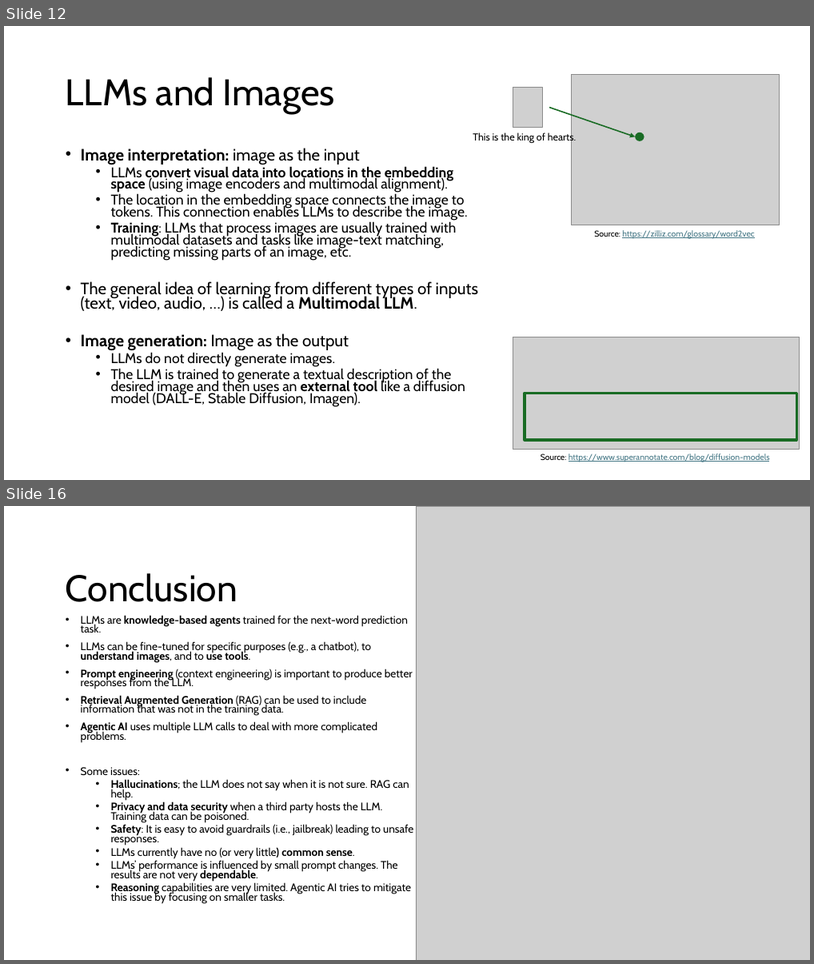
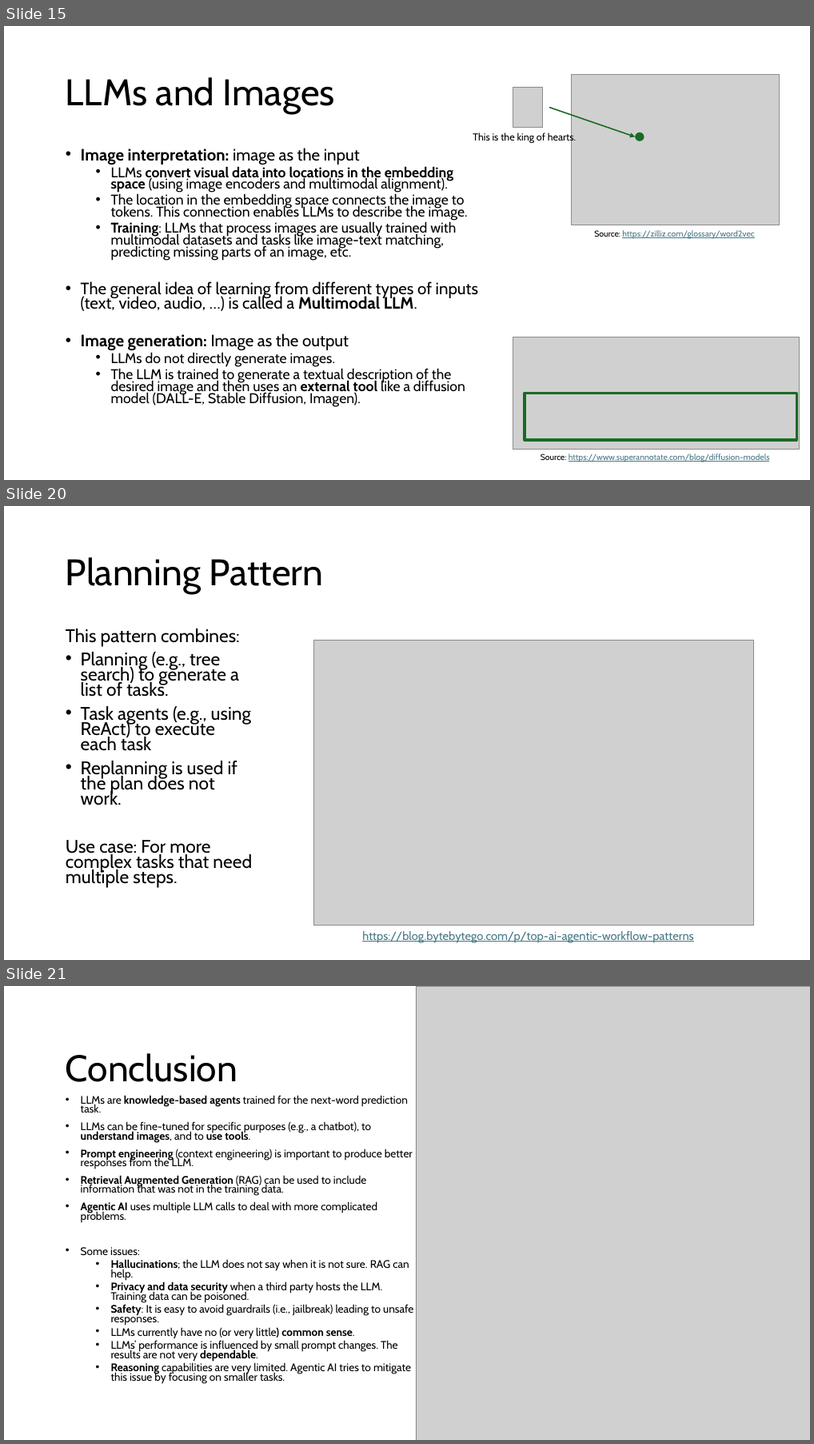
Before and after one commit to kunleola/CS7320, a slide deck: slides/discussion/07_LLM_discussion.pptx. Shown one above the other, each under a label of ours: slides 12 and 16 before the commit, slides 15, 20 and 21 after it; the slides between them are not shown. The pictures are 814x964 and 814x1444 pixels, drawn with LibreOffice and Linux fonts; fonts in the diff are those of the drawing; grey boxes stand for pictures. Boxes give left, top, right and bottom in pixels: in the first picture for what was removed or moved away, otherwise in the second. Text is boxed around its words. In the diff, an @@ line names an element or a change of style, - is before the commit and + after.

```diff
--- a/slides/discussion/07_LLM_discussion.pptx
+++ b/slides/discussion/07_LLM_discussion.pptx
@@ slide 20 added at box(4, 506, 810, 960), background #FFFFFF @@
@@ title added at box(66, 557, 324, 594), 44 pt, text #000000 @@
+Planning Pattern
@@ text added at box(66, 628, 252, 888), 21.7 pt, text #000000 @@
+This pattern combines:
+• Planning (e.g., tree search) to generate a list of tasks.
+• Task agents (e.g., using ReAct) to execute each task
+• Replanning is used if the plan does not work.
+Use case: For more complex tasks that need multiple steps.
@@ picture added at box(314, 640, 754, 925) @@
@@ text added at box(362, 931, 694, 943), 14 pt, text #467886, underline @@
+https://blog.bytebytego.com/p/top-ai-agentic-workflow-patterns
@@ what was slide 12 is now slide 15 @@
@@ what was slide 16 is now slide 21 @@
```
Also in this commit, not shown: 3 slides changed, 5 other slides added, 1 slide removed, 10 other files.
